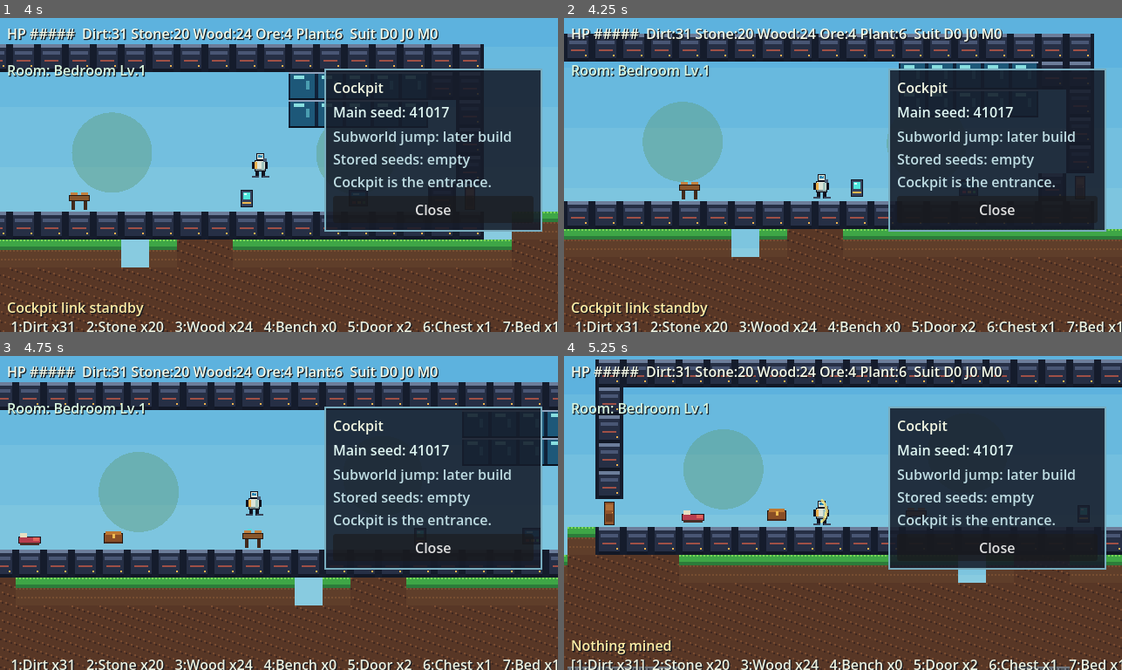
Above: before the commit, frames 1-4 (two rows, left to right).
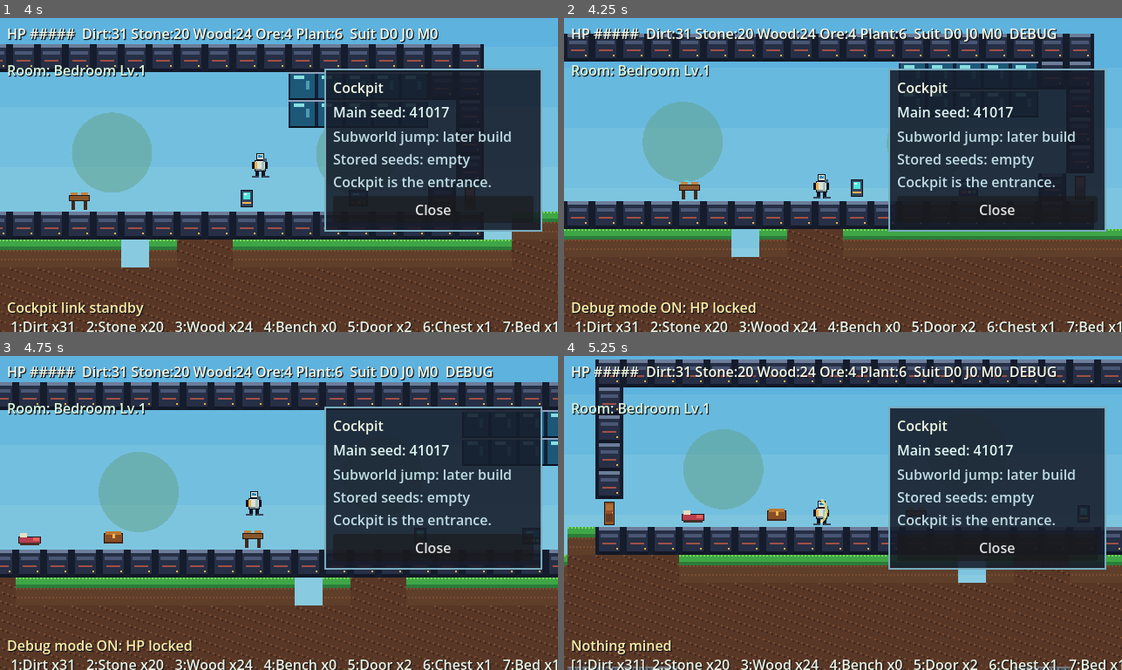
Above: after the commit, the same moments.

Repository: sixpetals/action_biome
Game: Godot game, scene res://scenes/Main.tscn
Same seed, same stepped clock (60 frames per second), same inputs: the game is played once before the commit and once after it.
Inputs (mouse positions are in pixels of both pictures, inside the frame that each line leads up to):
- Up to frame 1 (4 s): tap Enter at 0.5 s; move the mouse to (401, 159) at 0.52 s; hold D (move_right) 0.53-1.28 s; tap Shift (dash) at 0.6 s; click (401, 159) at 0.67 s; tap Space (jump) at 0.77, 1.52, 3.02, 3.77 s; move the mouse to (167, 190) at 1.27 s; hold A (move_left) 1.28-2.03 s; tap 1 at 1.35 s; move the mouse to (334, 105) at 2.02 s; hold D (move_right) 2.03-3.53 s; tap 9 at 2.1 s; move the mouse to (251, 237) at 2.77 s; tap 0 at 2.85 s; click (251, 237) at 2.92 s; move the mouse to (446, 222) at 3.52 s; hold A (move_left) from 3.53 s (still down); tap E at 3.6 s
- Up to frame 2 (4.25 s): keep holding A (move_left); tap F3 (toggle_debug, bound only after the commit) at 4.15 s
- Up to frame 3 (4.75 s): keep holding A (move_left); move the mouse to (111, 465) at 4.27 s; tap Shift (dash) at 4.35 s; tap Space (jump) at 4.52 s
- Up to frame 4 (5.25 s): keep holding A (move_left); move the mouse to (870, 513) at 5.02 s; tap 1 at 5.1 s; click (870, 513) at 5.17 s

Frame 1 is identical in both runs. In frame 2, 1.0% of the frame differs, in the area x 1-89%, y 3-96%; in frame 3, 0.9%; in frame 4, 0.2%.

Commit message:
デバッグモードを追加

Diff:
--- a/scripts/Game.gd
+++ b/scripts/Game.gd
@@ -50,6 +50,7 @@
 var last_room := {"enclosed": false, "valid": false, "kind": "", "level": 0, "area": 0}
 var message_timer := 0.0
 var current_message := ""
+var debug_mode := false
 
 var hud_label: Label
 var hotbar_label: Label
@@ -107,6 +108,7 @@
 	player = PlayerScript.new()
 	add_child(player)
 	player.setup(world)
+	_apply_debug_mode_to_player()
 	player.died.connect(_on_player_died)
 	player.health_changed.connect(_on_player_health_changed)
 
@@ -261,6 +263,8 @@
 		selected_slot = 9
 	elif keycode == KEY_E:
 		_interact()
+	elif keycode == KEY_F3:
+		_set_debug_mode(not debug_mode)
 	elif keycode == KEY_F5:
 		_save_game(true)
 	elif keycode == KEY_F9:
@@ -494,6 +498,8 @@
 		player.jump_level,
 		player.mining_level,
 	]
+	if debug_mode:
+		hud_label.text += "  DEBUG"
 
 	var room_text := "Room: open air"
 	if bool(last_room.get("enclosed", false)):
@@ -554,6 +560,18 @@
 
 func _on_player_health_changed(_hp: int, _max_hp: int) -> void:
 	_update_hud()
+
+
+func _set_debug_mode(enabled: bool) -> void:
+	debug_mode = enabled
+	_apply_debug_mode_to_player()
+	_show_message("Debug mode ON: HP locked" if debug_mode else "Debug mode OFF", 1.6)
+	_update_hud()
+
+
+func _apply_debug_mode_to_player() -> void:
+	if player != null:
+		player.set_debug_mode(debug_mode)
 
 
 func _show_message(text: String, seconds: float) -> void:
@@ -627,6 +645,7 @@
 	_add_key_action("move_right", [KEY_D, KEY_RIGHT])
 	_add_key_action("jump", [KEY_SPACE])
 	_add_key_action("dash", [KEY_SHIFT])
+	_add_key_action("toggle_debug", [KEY_F3])
 
 
 func _add_key_action(action_name: String, keys: Array) -> void:
--- a/scripts/Player.gd
+++ b/scripts/Player.gd
@@ -30,6 +30,7 @@
 var hurt_timer := 0.0
 var attack_timer := 0.0
 var invincible_timer := 0.0
+var debug_mode := false
 var textures := {}
 var body_size := Vector2(22, 30)
 
@@ -125,6 +126,8 @@
 
 
 func take_damage(amount: int) -> void:
+	if debug_mode:
+		return
 	if invincible_timer > 0.0:
 		return
 	hp -= amount
@@ -155,6 +158,10 @@
 	hurt_timer = 0.0
 	emit_signal("health_changed", hp, max_hp)
 	queue_redraw()
+
+
+func set_debug_mode(enabled: bool) -> void:
+	debug_mode = enabled
 
 
 func bounce() -> void:
--- a/tests/smoke_test.gd
+++ b/tests/smoke_test.gd
@@ -53,6 +53,7 @@
 	_test_craft(game)
 	_test_cockpit(game)
 	_test_death_respawn(game)
+	_test_debug_mode(game)
 
 	game.inventory["dirt"] = 77
 	game._save_game(true)
@@ -133,6 +134,17 @@
 	_check(game.player.global_position.distance_to(game.world.get_spawn_position()) < 2.0, "death respawns at ship")
 
 
+func _test_debug_mode(game) -> void:
+	game.player.invincible_timer = 0.0
+	game._handle_key(KEY_F3)
+	_check(game.debug_mode, "F3 toggles debug mode on")
+	var hp_before: int = game.player.hp
+	game.player.take_damage(99)
+	_check(game.player.hp == hp_before, "debug mode prevents HP loss")
+	game._handle_key(KEY_F3)
+	_check(not game.debug_mode, "F3 toggles debug mode off")
+
+
 func _test_load_from_save(old_game) -> void:
 	old_game.queue_free()
 	await process_frame
Not shown, changed: AGENTS.md
Not shown, changed: README.md
Not shown, changed: docs/SPEC.md
